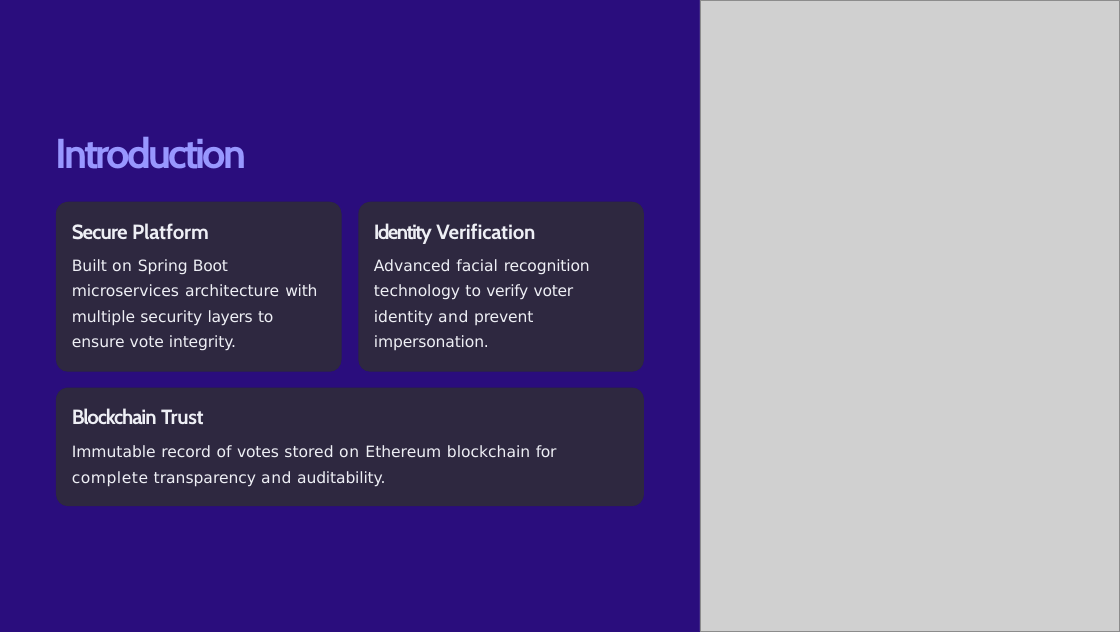
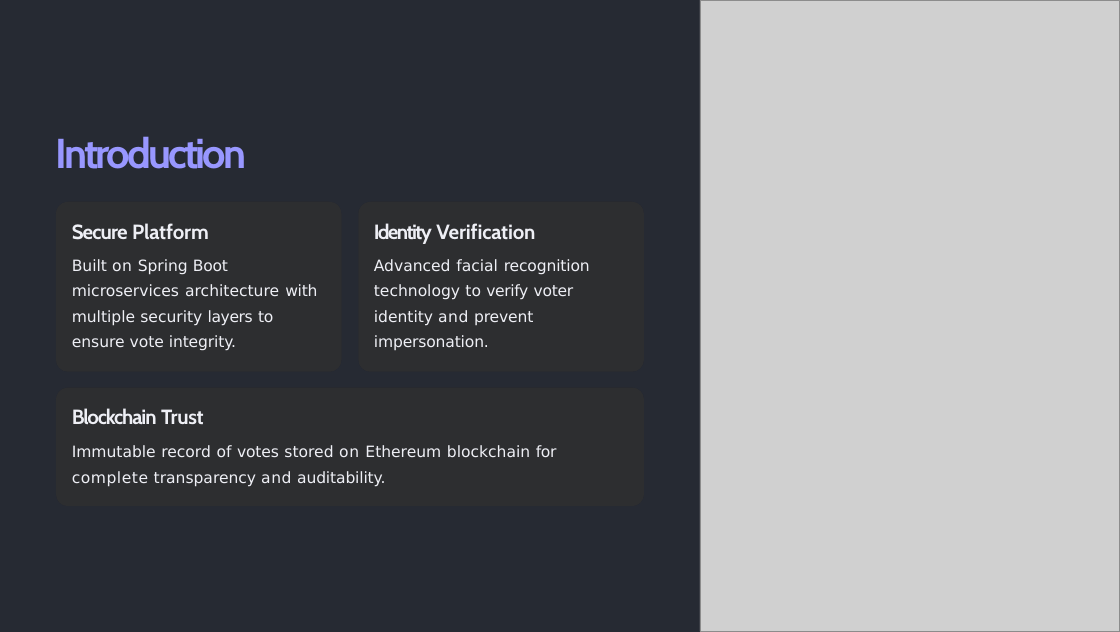
Before and after one commit to raresndc/Voting_App, a slide deck: slide 2 of presentation/presentationFinalVersion.pptx. Drawn at 1120x632 pixels with LibreOffice and Linux fonts; fonts in the diff are those of the drawing; grey boxes stand for pictures. Boxes give left, top, right and bottom in pixels: in the first picture for what was removed or moved away, otherwise in the second. Text is boxed around its words. In the diff, an @@ line names an element or a change of style, - is before the commit and + after.

Commit message:
updated background

```diff
--- a/presentation/presentationFinalVersion.pptx
+++ b/presentation/presentationFinalVersion.pptx
@@ background #2A0D7D to #262A33 @@
```
Also in this commit, not shown: 8 other slides changed.
